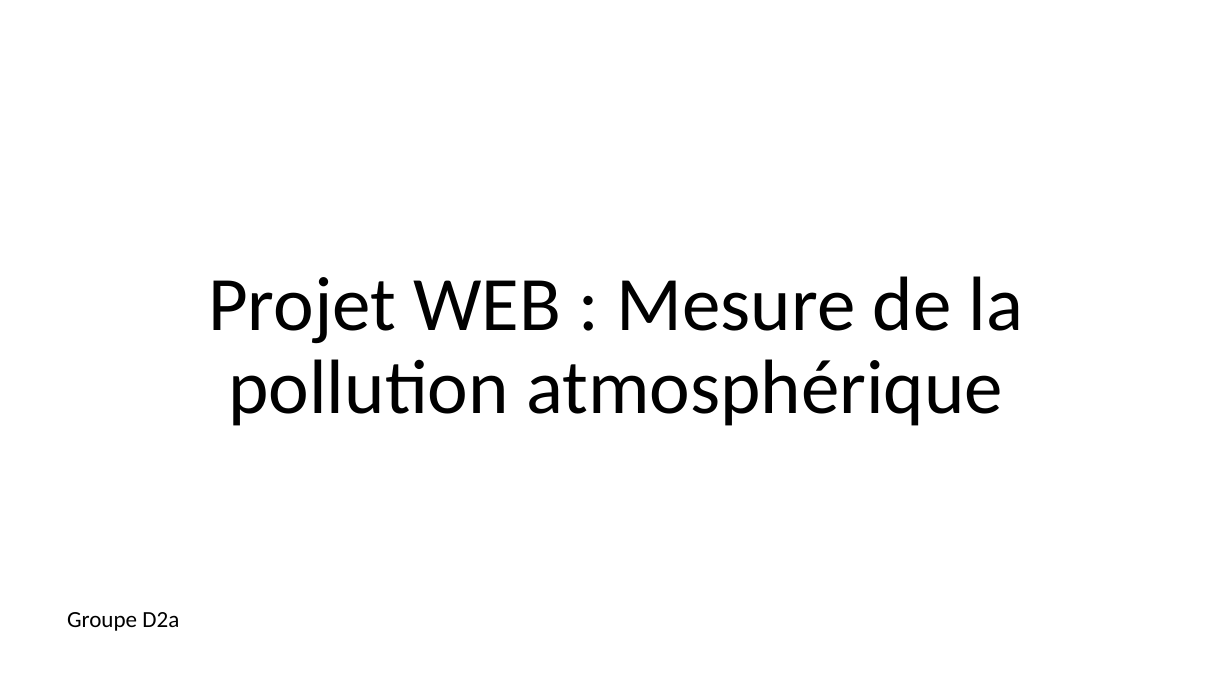
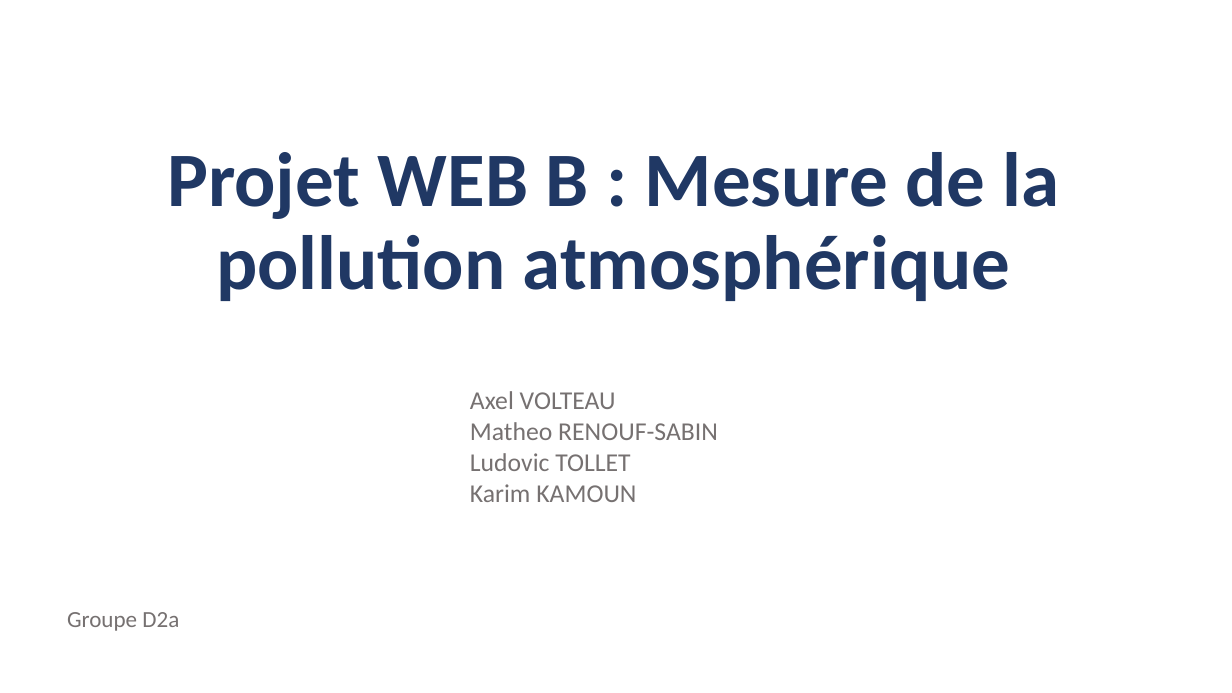
Before and after one commit to gwidoo/Projet-Web-application, a slide deck: slide 1 of Projet WEB.pptx. Drawn at 1232x693 pixels with LibreOffice and Linux fonts; fonts in the diff are those of the drawing. Boxes give left, top, right and bottom in pixels: in the first picture for what was removed or moved away, otherwise in the second. Text is boxed around its words. In the diff, an @@ line names an element or a change of style, - is before the commit and + after.

Commit message:
Maj présentation

```diff
--- a/Projet WEB.pptx
+++ b/Projet WEB.pptx
@@ title at (167,152,1060,301): text changed; text colour #000000 to #203864; bold on @@
-Projet WEB : Mesure de la pollution atmosphérique
+Projet WEB B : Mesure de la pollution atmosphérique
@@ text added at (470,391,718,502), 20 pt, text #767171 @@
+Axel VOLTEAU
+Matheo RENOUF-SABIN
+Ludovic TOLLET
+Karim KAMOUN
@@ text "Groupe D2a" at (67,612,179,631): text colour #000000 to #767171 @@
```
Also in this commit, not shown: 7 other slides changed.
